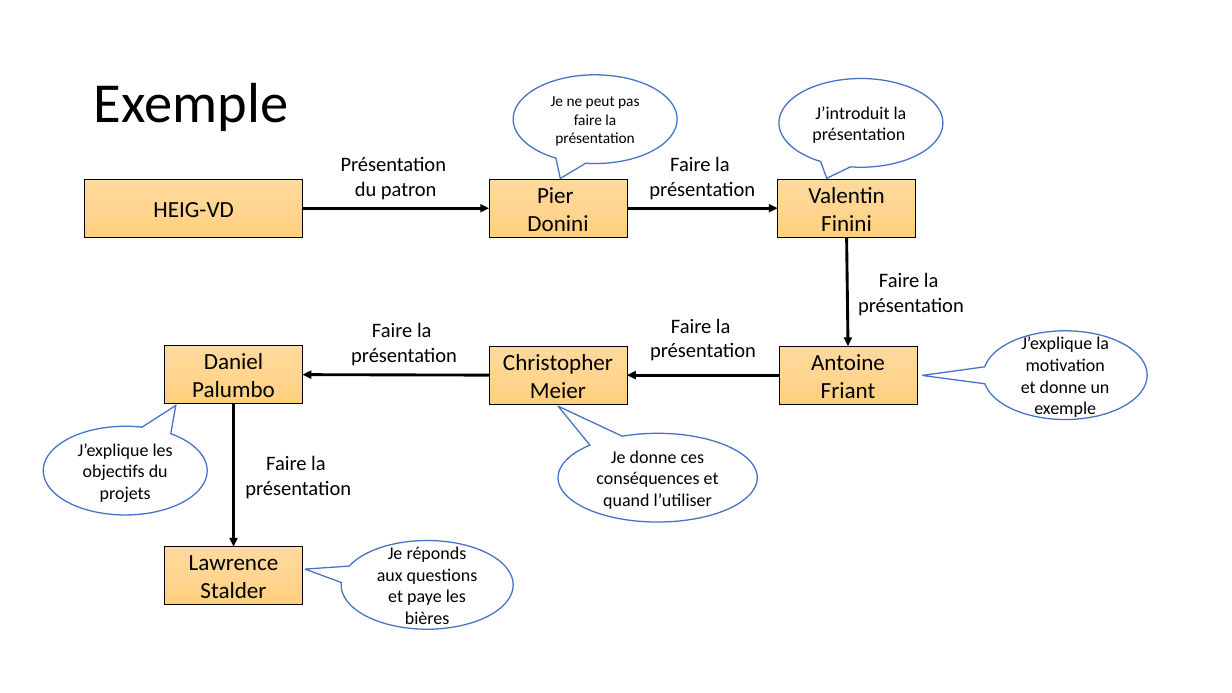
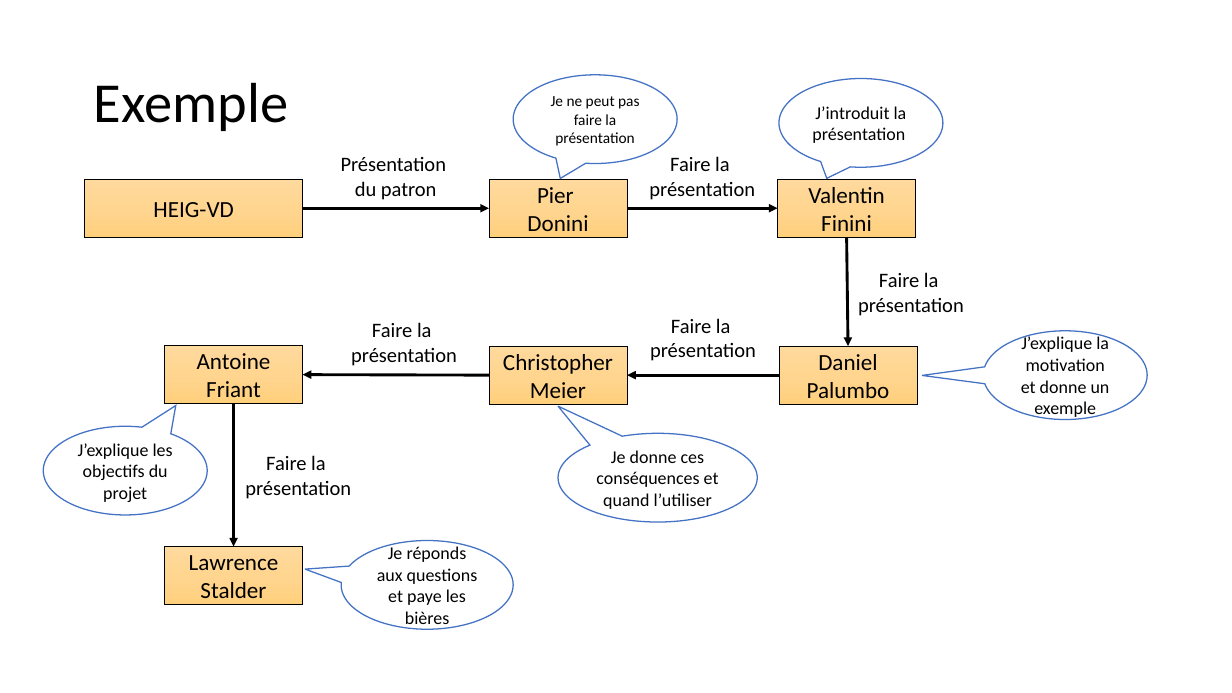
Before and after one commit to FontaineRiant/CoRe, a slide deck: slide 5 of presentation/chaine_responsabilite.pptx. Drawn at 1232x693 pixels with LibreOffice and Linux fonts; fonts in the diff are those of the drawing. Boxes give left, top, right and bottom in pixels: in the first picture for what was removed or moved away, otherwise in the second. Text is boxed around its words. In the diff, an @@ line names an element or a change of style, - is before the commit and + after.

```diff
--- a/presentation/chaine_responsabilite.pptx
+++ b/presentation/chaine_responsabilite.pptx
@@ text in rectangle at <box>197,353,271,404</box>: text changed @@
-Daniel Palumbo
+Antoine Friant
@@ text in rectangle at <box>807,354,890,398</box>: text changed @@
-Antoine Friant
+Daniel Palumbo
@@ text in speech bubble at <box>78,443,173,502</box>: text changed @@
-J’explique les objectifs du projets
+J’explique les objectifs du projet
```
Also in this commit, not shown: 2 slides added, 4 slides removed, 1 other file.
